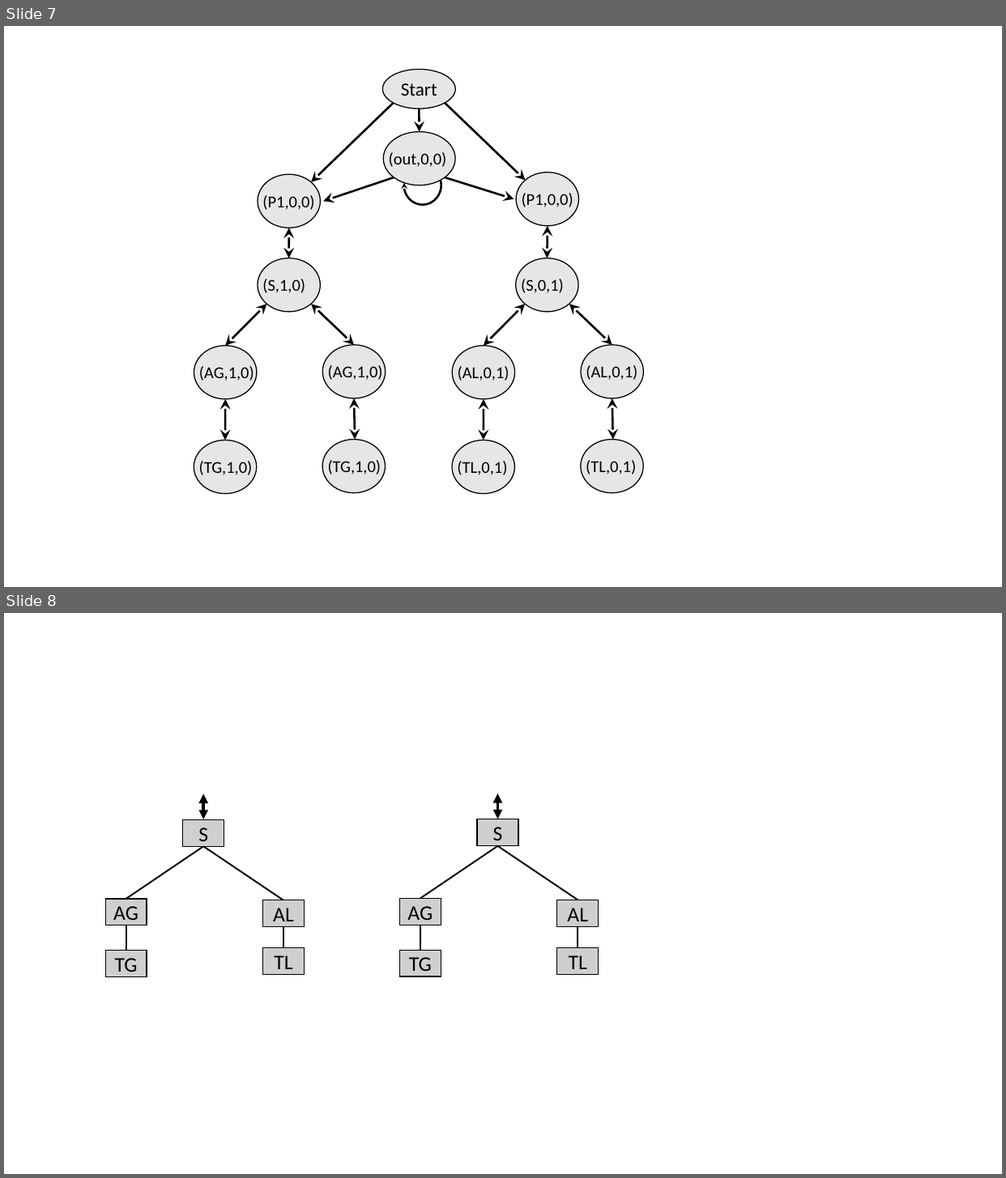
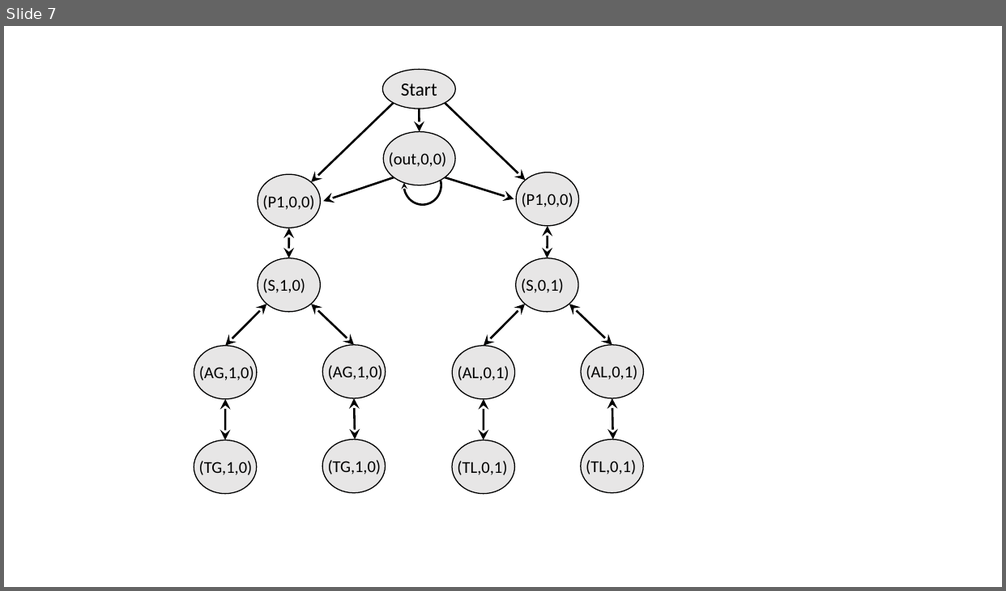
Before and after one commit to rabeckett/propane, a slide deck: paper/abstraction/figures/examples.pptx. Shown one above the other, each under a label of ours: slides 7 and 8 before the commit, slide 7 after it. The pictures are 1006x1178 and 1006x591 pixels, drawn with LibreOffice and Linux fonts; fonts in the diff are those of the drawing. Boxes give left, top, right and bottom in pixels: in the first picture for what was removed or moved away, otherwise in the second. Text is boxed around its words. In the diff, an @@ line names an element or a change of style, - is before the commit and + after.

```diff
--- a/paper/abstraction/figures/examples.pptx
+++ b/paper/abstraction/figures/examples.pptx
@@ slide 8 removed at (4, 613, 1002, 1174), background #FFFFFF @@
@@ double arrow removed from (204, 794) to (204, 820) @@
@@ double arrow removed from (498, 794) to (498, 819) @@
@@ rectangle removed at (183, 820, 224, 846) @@
-S
@@ rectangle removed at (477, 820, 518, 846) @@
-S
@@ line removed from (204, 846) to (126, 899) @@
@@ line removed from (204, 846) to (283, 901) @@
@@ line removed from (498, 845) to (420, 898) @@
@@ line removed from (498, 845) to (578, 901) @@
@@ rectangle removed at (105, 899, 147, 926) @@
-AG
@@ rectangle removed at (263, 901, 305, 927) @@
-AL
@@ rectangle removed at (400, 898, 441, 925) @@
-AG
@@ rectangle removed at (557, 901, 599, 927) @@
-AL
@@ line removed from (126, 926) to (126, 951) @@
@@ line removed from (283, 927) to (283, 948) @@
@@ line removed from (420, 925) to (420, 950) @@
@@ line removed from (578, 926) to (578, 948) @@
@@ rectangle removed at (105, 951, 147, 977) @@
-TG
@@ rectangle removed at (263, 948, 305, 975) @@
-TL
@@ rectangle removed at (400, 950, 441, 977) @@
-TG
@@ rectangle removed at (557, 948, 599, 974) @@
-TL
```
Also in this commit, not shown: 1 slide added, 6 other files.
